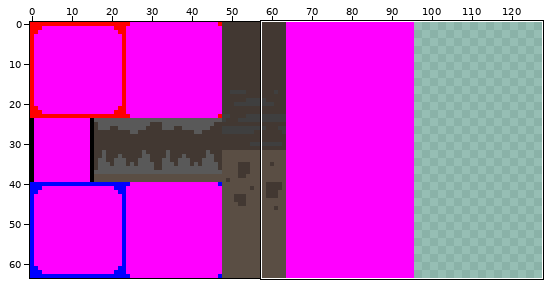
Edited in one commit: sprite sheet (com.MI.Requiem/res/world/tile.png). Above, an overview of the earlier version with the close-up marked.
Close-up. Before the edit:
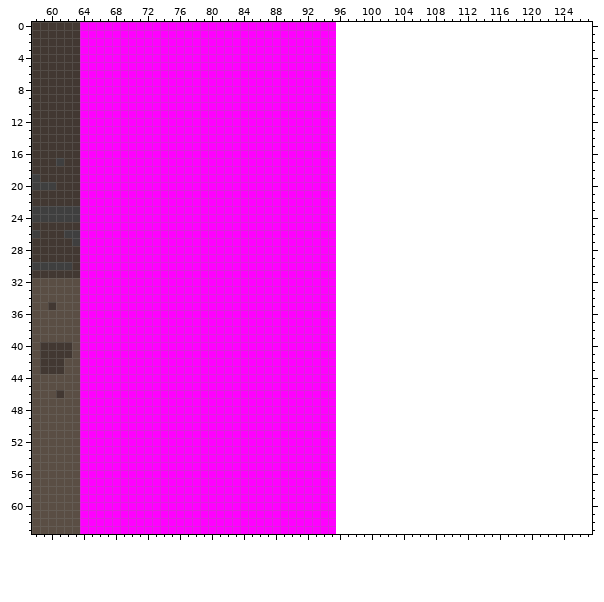
The file is 96x64 pixels. Shown: x 58..127, y 0..63. The old version is drawn lined up with the new one, on the new canvas.
And afterwards:
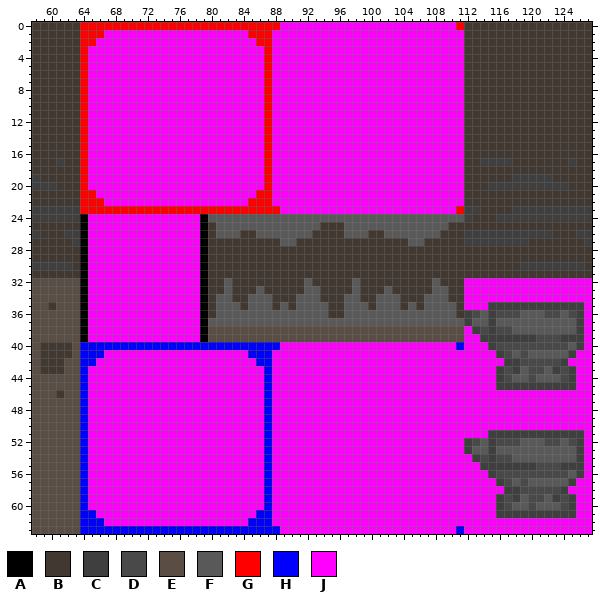
Palette (. is transparent): A #000000  B #423832  C #3f3f3f  D #494949  E #5a4e44  F #595959  G #ff0000  H #0000ff  J #ff00ff
The edit:
canvas 96x64 -> 128x64
Changed rows in their new state; - is an unchanged pixel.
first column x 64:
 0 GGGGGGGGGGGGGGGGGGGGGGGGG-------JJJJJJJJJJJJJJJGBBBBBBBBBBBBBBBB
 1 GGG------------------GGG--------JJJJJJJJJJJJJJJJBBBBBBBBBBBBBBBB
 2 GG--------------------GG--------JJJJJJJJJJJJJJJJBBBBBBBBBBBBBBBB
 3 G----------------------G--------JJJJJJJJJJJJJJJJBBBBBBBBBBBBBBBB
 4 G----------------------G--------JJJJJJJJJJJJJJJJBBBBBBBBBBBBBBBB
 5 G----------------------G--------JJJJJJJJJJJJJJJJBBBBBBBBBBBBBBBB
 6 G----------------------G--------JJJJJJJJJJJJJJJJBBBBBBBBBBBBBBBB
 7 G----------------------G--------JJJJJJJJJJJJJJJJBBBBBBBBBBBBBBBB
 8 G----------------------G--------JJJJJJJJJJJJJJJJBBBBBBBBBBBBBBBB
 9 G----------------------G--------JJJJJJJJJJJJJJJJBBBBBBBBBBBBBBBB
10 G----------------------G--------JJJJJJJJJJJJJJJJBBBBBBBBBBBBBBBB
11 G----------------------G--------JJJJJJJJJJJJJJJJBBBBBBBBBBBBBBBB
12 G----------------------G--------JJJJJJJJJJJJJJJJBBBBBBBBBBBBBBBB
13 G----------------------G--------JJJJJJJJJJJJJJJJBBBBBBBBBBBBBBBB
14 G----------------------G--------JJJJJJJJJJJJJJJJBBBBBBBBBBBBBBBB
15 G----------------------G--------JJJJJJJJJJJJJJJJBBBBBBBBBBBBBBBB
16 G----------------------G--------JJJJJJJJJJJJJJJJBBBBBBBBBBBBBBBB
17 G----------------------G--------JJJJJJJJJJJJJJJJBBCCCCBBBBBBBCBB
18 G----------------------G--------JJJJJJJJJJJJJJJJBBBBBBBBBBBBBBBB
19 G----------------------G--------JJJJJJJJJJJJJJJJBBBBBBCCCCCBBBBB
20 G----------------------G--------JJJJJJJJJJJJJJJJBBBCCCCCCCCCCBBB
21 GG--------------------GG--------JJJJJJJJJJJJJJJJBBBBBBBBBBBBBBBB
22 GGG------------------GGG--------JJJJJJJJJJJJJJJJBBBBBBBBBBBBBBBB
23 GGGGGGGGGGGGGGGGGGGGGGGGG-------JJJJJJJJJJJJJJJGCCBBBBCCCCCCCCCC
24 A--------------AFFFFFFFFFFFFFFFFFFFFFFFFFFFFFFFFCBBBCCCCCCCCCCCC
25 A--------------ABFFFFFFFFFFFFFBBBFFFFFFFFFFFFFBBBBBBBBBBBBBBBBBB
26 A--------------ABFFFBBFFFFFFFBBBBFFFBBFFFFFFFBBBCCCCCCCCCCCBBBCC
27 A--------------ABBBBBBBBBFFBBBBBBBBBBBBBBFFBBBBBCCCCCCCCBBBBBBBC
28 A--------------ABBBBBBBBBBBBBBBBBBBBBBBBBBBBBBBBBBBBBBBBBBBBBBBB
29 A--------------ABBBBBBBBBBBBBBBBBBBBBBBBBBBBBBBBBBBBBBBBBBBBBBBB
30 A--------------ABBBBBBBBBBBBBBBBBBBBBBBBBBBBBBBBBBBBBBBCCCCCCCCB
31 A--------------ABBBBBBBBBBBBBBBBBBBBBBBBBBBBBBBBBBBBBBBBBBBBBBBB
32 A--------------ABBFBBBBBBBBBFBBBBBFBBBBBBBBBFBBBJJJJJJJJJJJJJJJJ
33 A--------------ABBFBBBFBBBBBFFBBBBFBBBFBBBBBFFBBJJJJJJJJJJJJJJJJ
34 A--------------ABFFBBFFFBBBFFFBBBFFBBFFFBBBFFFBBJJJJJJJJJJJJJJJJ
35 A--------------ABFFFBFFFBFBFFFFBBFFFBFFFBFBFFFFBJJJCCCCCCCCCCCCJ
36 A--------------ABFFFFFFFFFFFFFFBBFFFFFFFFFFFFFFBCDFCDDDFFFDDFDCJ
37 A--------------AFFFFFFFFFFFFFFFFFFFFFFFFFFFFFFFFCFFCFFFFFFFFFFCJ
38 A--------------AEEEEEEEEEEEEEEEEEEEEEEEEEEEEEEEEJCDCDDFFFFFFFFCJ
39 A--------------AEEEEEEEEEEEEEEEEEEEEEEEEEEEEEEEEJJCCCCCCCDDDCCCJ
40 HHHHHHHHHHHHHHHHHHHHHHHHH-------JJJJJJJJJJJJJJJHJJJCDDDDDDDDDFCJ
41 HHH------------------HHH--------JJJJJJJJJJJJJJJJJJJJCDFDFFFFFCJJ
42 HH--------------------HH--------JJJJJJJJJJJJJJJJJJJJJCCDDDDDCJJJ
43 H----------------------H--------JJJJJJJJJJJJJJJJJJJJCDCFDDFCDCJJ
44 H----------------------H--------JJJJJJJJJJJJJJJJJJJJCDFFDFFFDCJJ
45 H----------------------H--------JJJJJJJJJJJJJJJJJJJJCCCCCCCCCCJJ
46 H----------------------H--------JJJJJJJJJJJJJJJJJJJJJJJJJJJJJJJJ
47 H----------------------H--------JJJJJJJJJJJJJJJJJJJJJJJJJJJJJJJJ
48 H----------------------H--------JJJJJJJJJJJJJJJJJJJJJJJJJJJJJJJJ
49 H----------------------H--------JJJJJJJJJJJJJJJJJJJJJJJJJJJJJJJJ
50 H----------------------H--------JJJJJJJJJJJJJJJJJJJJJJJJJJJJJJJJ
51 H----------------------H--------JJJJJJJJJJJJJJJJJJJCCCCCCCCCCCCJ
52 H----------------------H--------JJJJJJJJJJJJJJJJCDFCDDDFFFDDFDCJ
53 H----------------------H--------JJJJJJJJJJJJJJJJCFFCFFFFFFFFFFCJ
54 H----------------------H--------JJJJJJJJJJJJJJJJJCDCDDFFFFFFFFCJ
55 H----------------------H--------JJJJJJJJJJJJJJJJJJCCCCCCCDDDCCCJ
56 H----------------------H--------JJJJJJJJJJJJJJJJJJJCDDDDDDDDDFCJ
57 H----------------------H--------JJJJJJJJJJJJJJJJJJJJCDFDFFFFFCJJ
58 H----------------------H--------JJJJJJJJJJJJJJJJJJJJJCCDDDDDCJJJ
59 H----------------------H--------JJJJJJJJJJJJJJJJJJJJCDCFDDFCDCJJ
60 H----------------------H--------JJJJJJJJJJJJJJJJJJJJCDFFDFFFDCJJ
61 HH--------------------HH--------JJJJJJJJJJJJJJJJJJJJCCCCCCCCCCJJ
62 HHH------------------HHH--------JJJJJJJJJJJJJJJJJJJJJJJJJJJJJJJJ
63 HHHHHHHHHHHHHHHHHHHHHHHHH-------JJJJJJJJJJJJJJJHJJJJJJJJJJJJJJJJ
